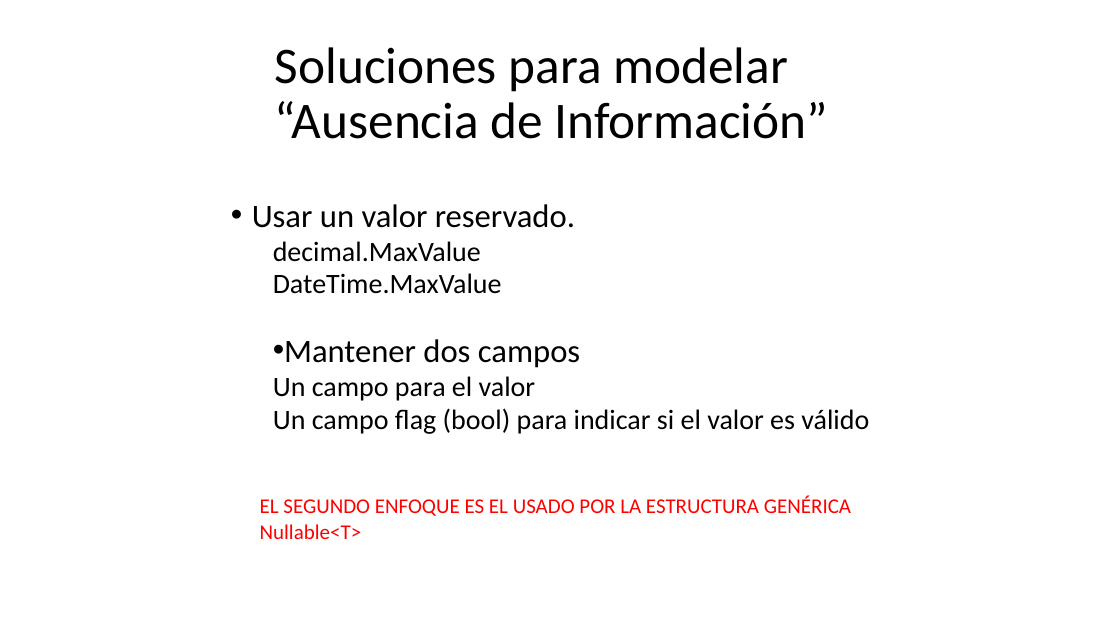
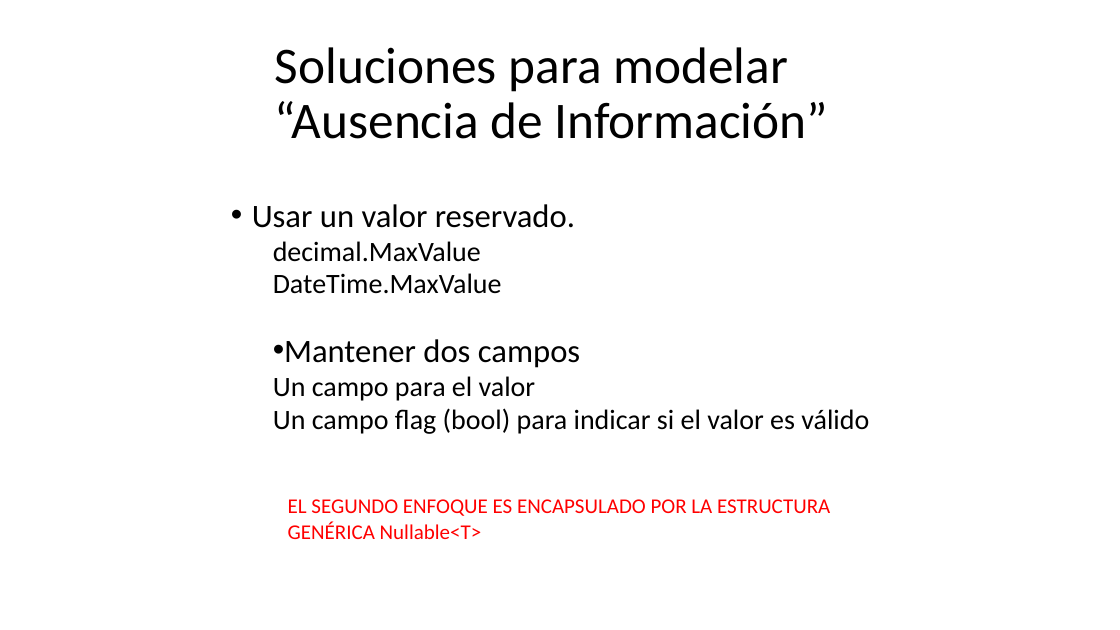
Before and after one commit to AlbertOsinaga/CursoNullable, a slide deck: slide 3 of Docs/Nullable.pptx. Drawn at 1120x630 pixels with LibreOffice and Linux fonts; fonts in the diff are those of the drawing. Boxes give left, top, right and bottom in pixels: in the first picture for what was removed or moved away, otherwise in the second. Text is boxed around its words. In the diff, an @@ line names an element or a change of style, - is before the commit and + after.

Commit message:
Cliente - Con MiNullable

```diff
--- a/Docs/Nullable.pptx
+++ b/Docs/Nullable.pptx
@@ text at bbox=[288, 499, 830, 539]: text changed @@
-EL SEGUNDO ENFOQUE ES EL USADO POR LA ESTRUCTURA GENÉRICA Nullable<T>
+EL SEGUNDO ENFOQUE ES ENCAPSULADO POR LA ESTRUCTURA GENÉRICA Nullable<T>
```
Also in this commit, not shown: 1 slide added, 4 other files.
